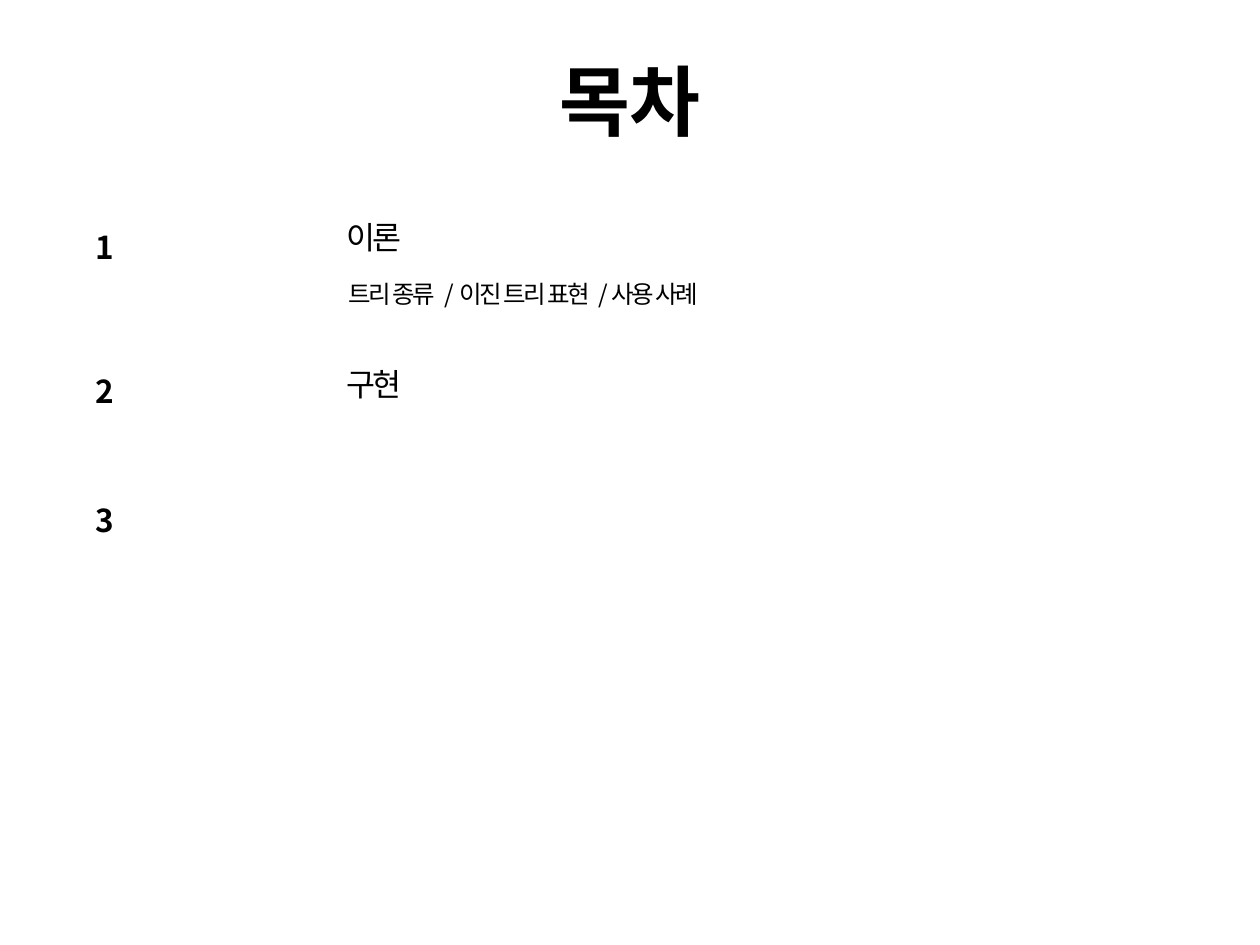
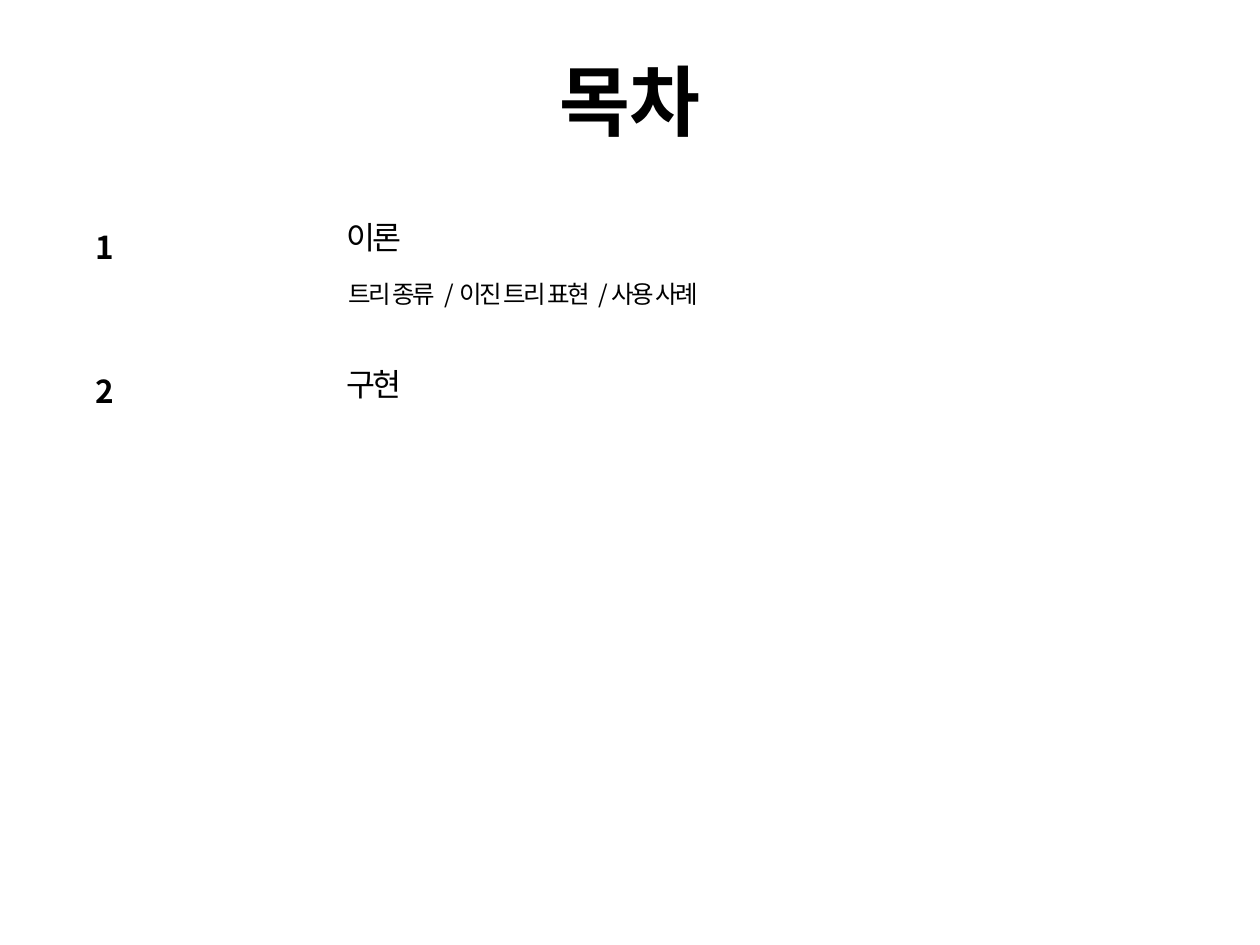
Before and after one commit to cs-study-org/algorithm-study, a slide deck: slide 2 of 09/yongki/Tree.pptx. Drawn at 1260x945 pixels with LibreOffice and Linux fonts; fonts in the diff are those of the drawing. Boxes give left, top, right and bottom in pixels: in the first picture for what was removed or moved away, otherwise in the second. Text is boxed around its words. In the diff, an @@ line names an element or a change of style, - is before the commit and + after.

```diff
--- a/09/yongki/Tree.pptx
+++ b/09/yongki/Tree.pptx
@@ text removed at <box>96,508,115,533</box> @@
-3
```
Also in this commit, not shown: 1 other slide changed, 1 other file.
